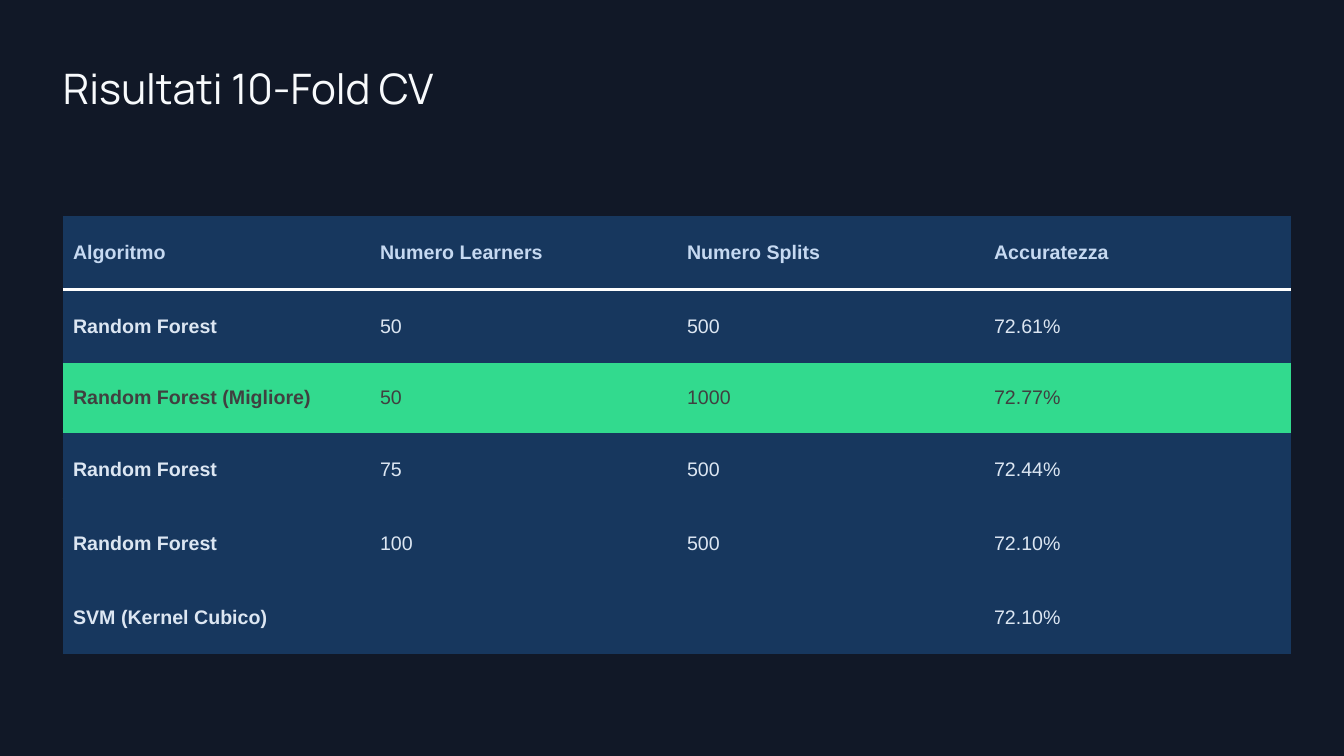
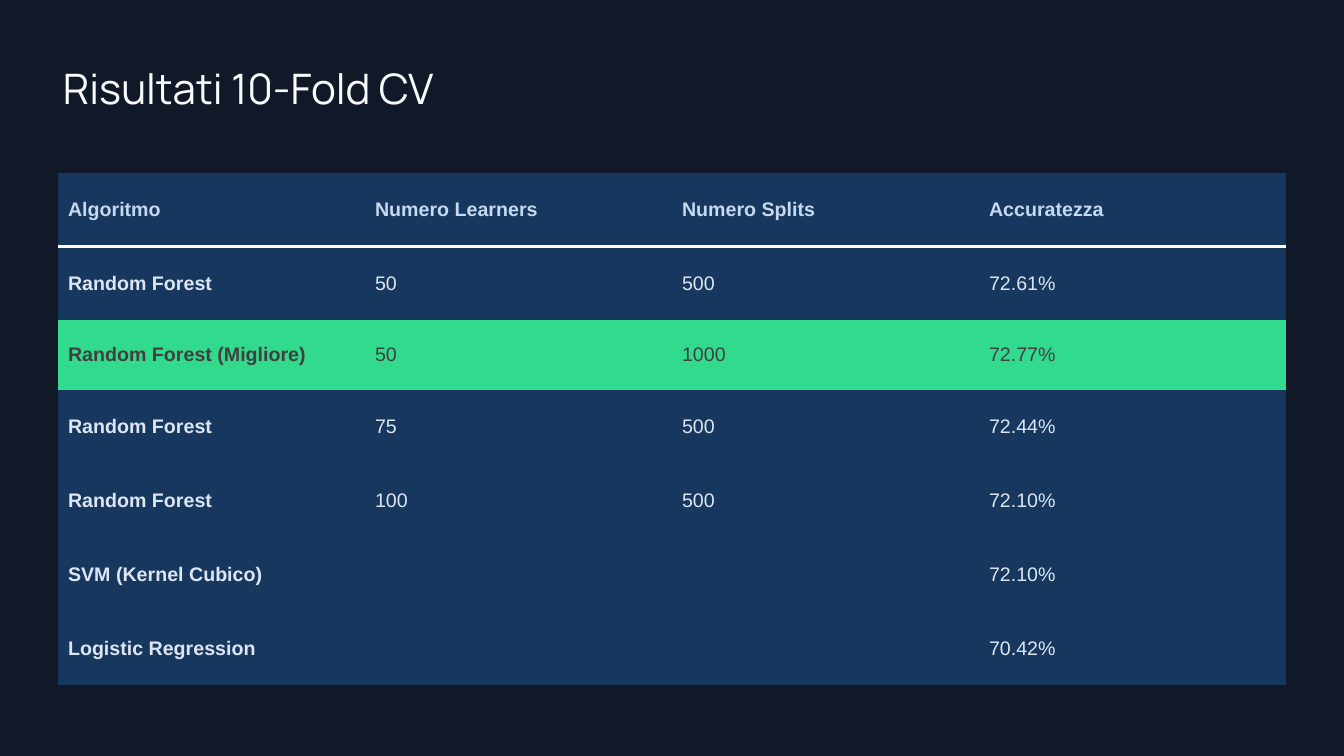
Before and after one commit to GABRYCA/ml-stress-rest, a slide deck: slide 8 of Progetto Interfacce Uomo-Macchina.pptx. Drawn at 1344x756 pixels with LibreOffice and Linux fonts; fonts in the diff are those of the drawing; background and template pictures are left out. Boxes give left, top, right and bottom in pixels: in the first picture for what was removed or moved away, otherwise in the second. Text is boxed around its words. In the diff, an @@ line names an element or a change of style, - is before the commit and + after.

Commit message:
Changelogs: - Rimosse alcune vecchie immagini. - Spostata vecchia versione sperimentale in quanto ne sto facendo una nuova. - Creato confronto tra i diversi metodi di baseline (oltre all'aggiunta di Logistic Regression). - Aggiunte alcune immagini.

```diff
--- a/Progetto Interfacce Uomo-Macchina.pptx
+++ b/Progetto Interfacce Uomo-Macchina.pptx
@@ table at box(58, 172, 1289, 686) @@
+row 7: Logistic Regression |  |  | 70.42%
@@ table: place and size @@
-table at box(63, 216, 1293, 654)
+table at box(58, 172, 1289, 686)
```
Also in this commit, not shown: 1 other slide changed, 2 slides added, 9 other files.
